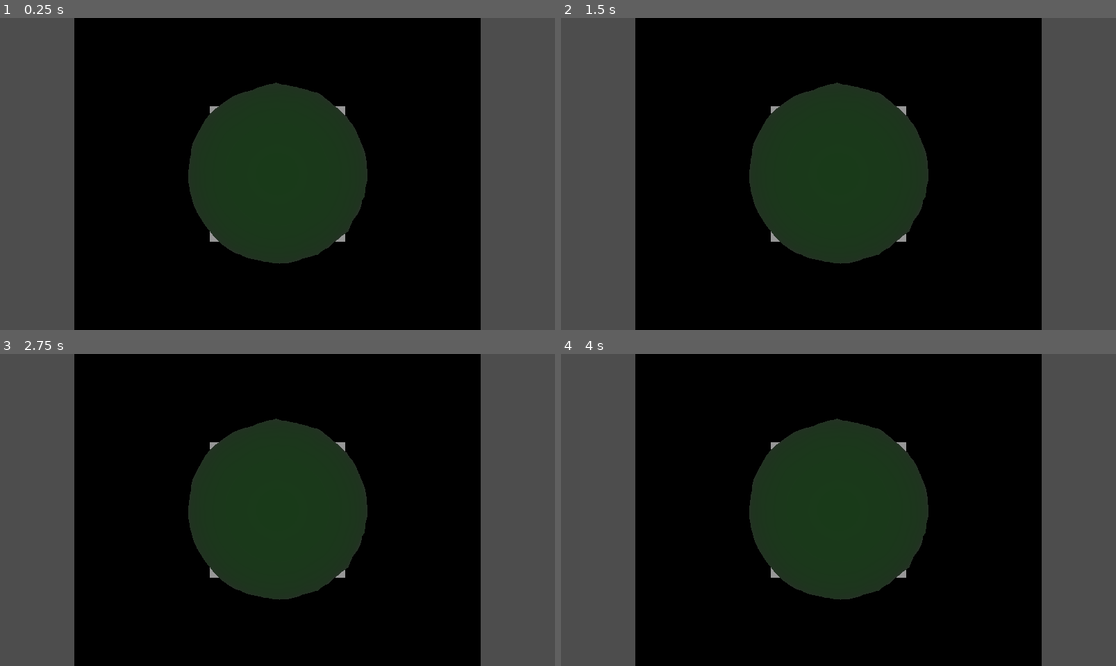
Above: before the commit, frames 1-4 (two rows, left to right).
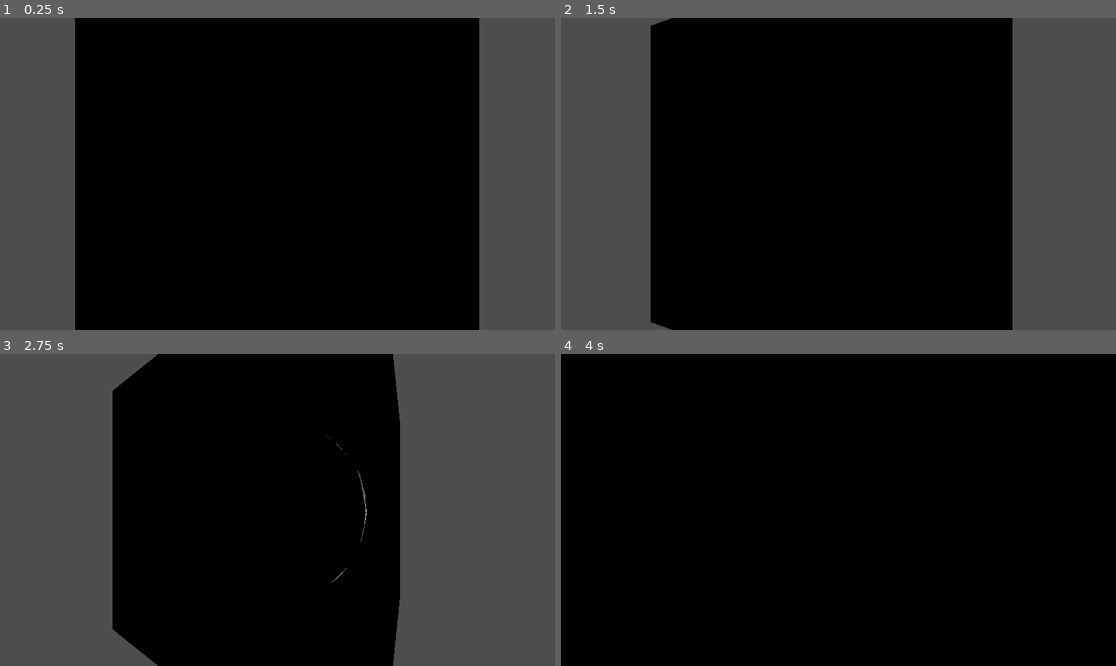
Above: after the commit, the same moments.

Repository: Dimev/Realistic-Atmosphere-Godot-and-UE4
Game: Godot game, scene res://Demo.tscn
Same seed, same stepped clock (60 frames per second), same inputs: the game is played once before the commit and once after it.
Inputs:
- Up to frame 1 (0.25 s): no input
- Up to frame 2 (1.5 s): no input
- Up to frame 3 (2.75 s): no input
- Up to frame 4 (4 s): tap Enter at 3.5 s

The runs differ from the first frame. In frame 1, 15% of the frame differs, in the area x 13-87%, y 0-100%; in frame 2, 23%; in frame 3, 37%; in frame 4, 41%, in the area x 0-100%, y 0-100%.
Error before the commit: Parse Error: Unexpected "Identifier" in class body. (res://settings_changer.gd:1)

Commit message:
Update scripts

Diff:
--- a/godot/Atmosphere Showcase/camera.gd
+++ b/godot/Atmosphere Showcase/camera.gd
@@ -1,21 +1,21 @@
-extends Camera
+extends Camera3D
 
 var speed = 2.0
-export(float) var outer = 50.0
-export(float) var inner = 20.5
+@export var outer : float = 50.0
+@export var inner : float = 20.5
 
 # Called every frame. 'delta' is the elapsed time since the previous frame.
 func _process(_delta):
-	var time = wrapf(((OS.get_ticks_msec() * speed) / 10000.0) - 10.0, 0.0, 2.0 * PI)
+	var time = wrapf(((Time.get_ticks_msec() * speed) / 10000.0) - 10.0, 0.0, 2.0 * PI)
 	if time < PI + 0.6:
 		var pos = Vector3(sin(time) * outer, 0.0, cos(time) * outer)
-		transform = Transform(Basis(Vector3(0.0, 1.0, 0.0), time), pos)
+		transform = Transform3D(Basis(Vector3(0.0, 1.0, 0.0), time), pos)
 	elif time < 2 * PI:
 		var pos = Vector3(sin(time) * inner, 0.0, cos(time) * inner)
 		var orientation = Basis(
 			Vector3(0.0, 0.0, 1.0), -0.5 * PI).rotated(
 				Vector3(0.0, 1.0, 0.0), time - 0.5 * PI)
-		transform = Transform(orientation, pos)
+		transform = Transform3D(orientation, pos)
 
 	if Input.is_action_just_pressed("ui_cancel"):
 		get_tree().quit()
--- a/godot/Atmosphere Showcase/settings_changer.gd
+++ b/godot/Atmosphere Showcase/settings_changer.gd
@@ -1,6 +1,6 @@
 extends Node
 
-export(float) var speed = 2.0
+@export var speed : float = 2.0
 var set = 0
 
 # Called when the node enters the scene tree for the first time.
@@ -9,7 +9,7 @@
 	$AtmoMesh/Camera.speed = speed
 
 func _process(_delta):
-	var time = ((OS.get_ticks_msec() * speed) / 10000.0) - 10.0
+	var time = ((Time.get_ticks_msec() * speed) / 10000.0) - 10.0
 	# leave the default colors
 	if time > 2.0 * PI and set == 0:
 		$AtmoMesh.mesh.get_material().set_shader_param("beta_ray", Vector3(4, 1, 1))
